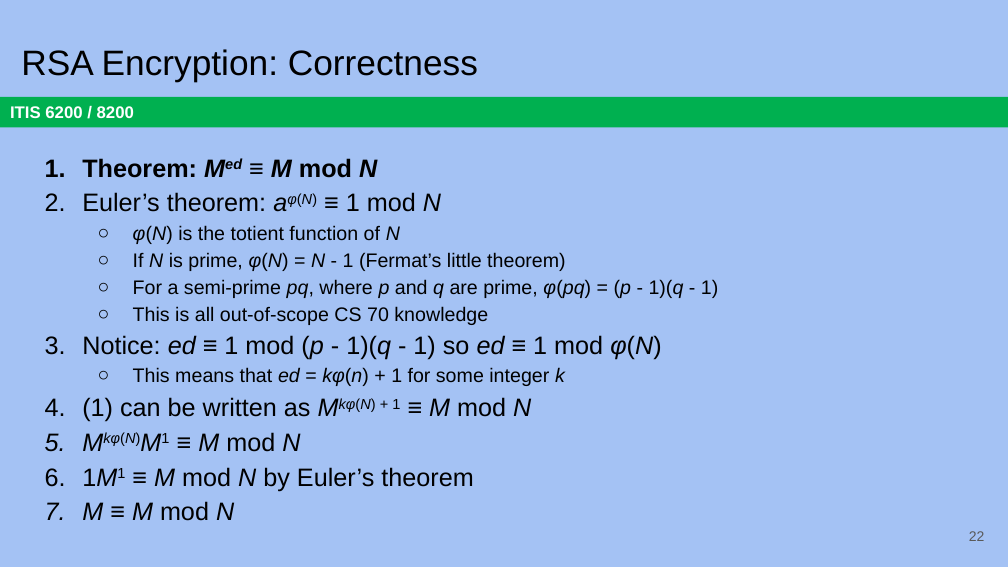
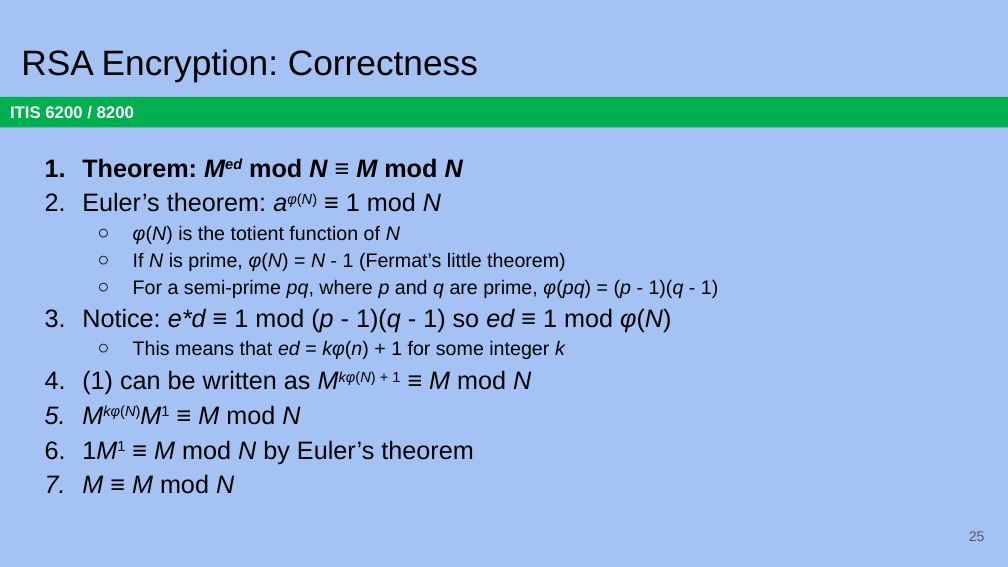
Before and after one commit to jx5c/github.io, a slide deck: slide 25 of teaching/ITIS6200/2023fa/lectures/lec06.pptx (slide 22 before the commit). Drawn at 1008x567 pixels with LibreOffice and Linux fonts; fonts in the diff are those of the drawing. Boxes give left, top, right and bottom in pixels: in the first picture for what was removed or moved away, otherwise in the second. Text is boxed around its words. In the diff, an @@ line names an element or a change of style, - is before the commit and + after.

```diff
--- a/teaching/ITIS6200/2023fa/lectures/lec06.pptx
+++ b/teaching/ITIS6200/2023fa/lectures/lec06.pptx
@@ text at [82,158,463,178]: text changed @@
-1. Theorem: Med ≡ M mod N
+1. Theorem: Med mod N ≡ M mod N
@@ text at [82,308,671,333]: text changed @@
-  ○ This is all out-of-scope CS 70 knowledge
-3. Notice: ed ≡ 1 mod (p - 1)(q - 1) so ed ≡ 1 mod φ(N)
+3. Notice: e*d ≡ 1 mod (p - 1)(q - 1) so ed ≡ 1 mod φ(N)
@@ page number at [969,531,985,541]: text changed @@
-22
+25
```
Also in this commit, not shown: 13 other slides changed, 5 slides added, 3 slides removed, 3 other files.
